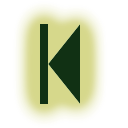
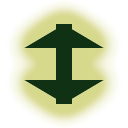
Comparing the layer stacks of the two 128×128 images. Changes:
added layer "Download" above "Upload" over [8, 0, 120, 128]
added layer "Upload" above "rewind" over [8, 0, 120, 128]
hid "top", painted on it over [8, 0, 120, 128]
